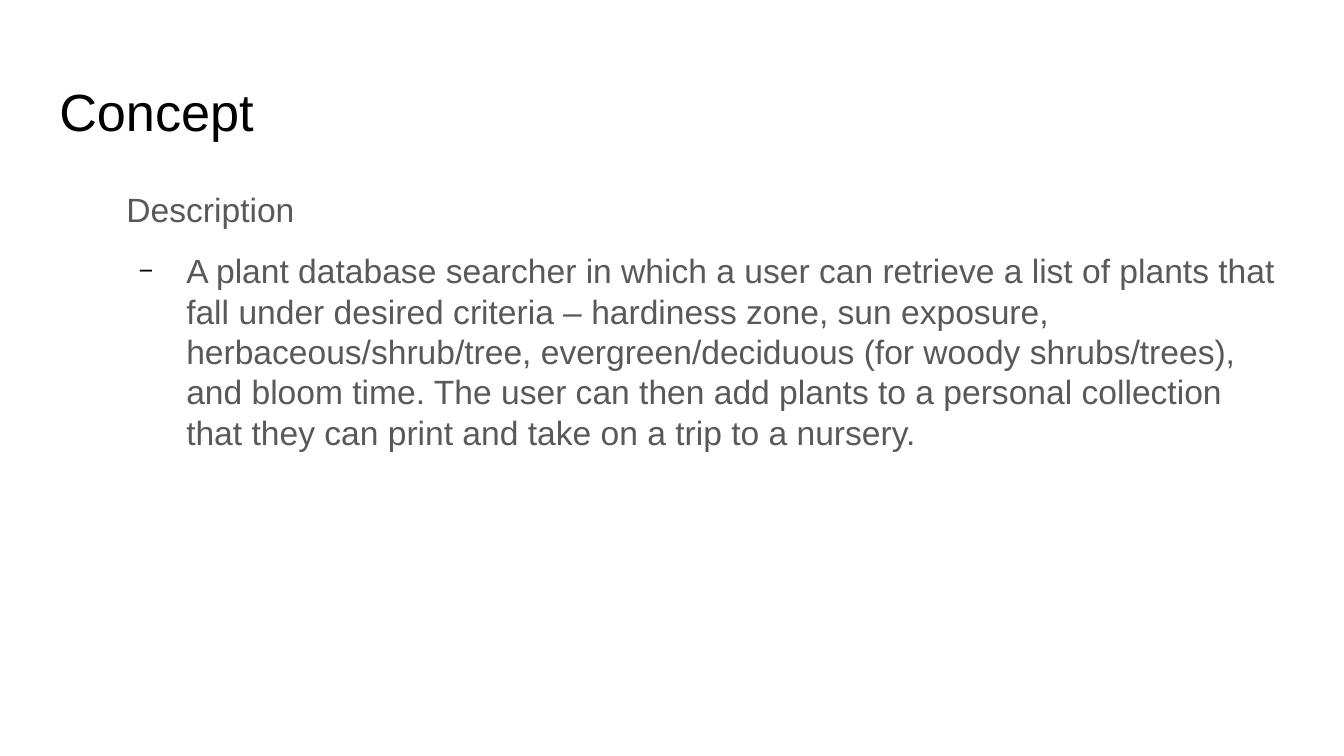
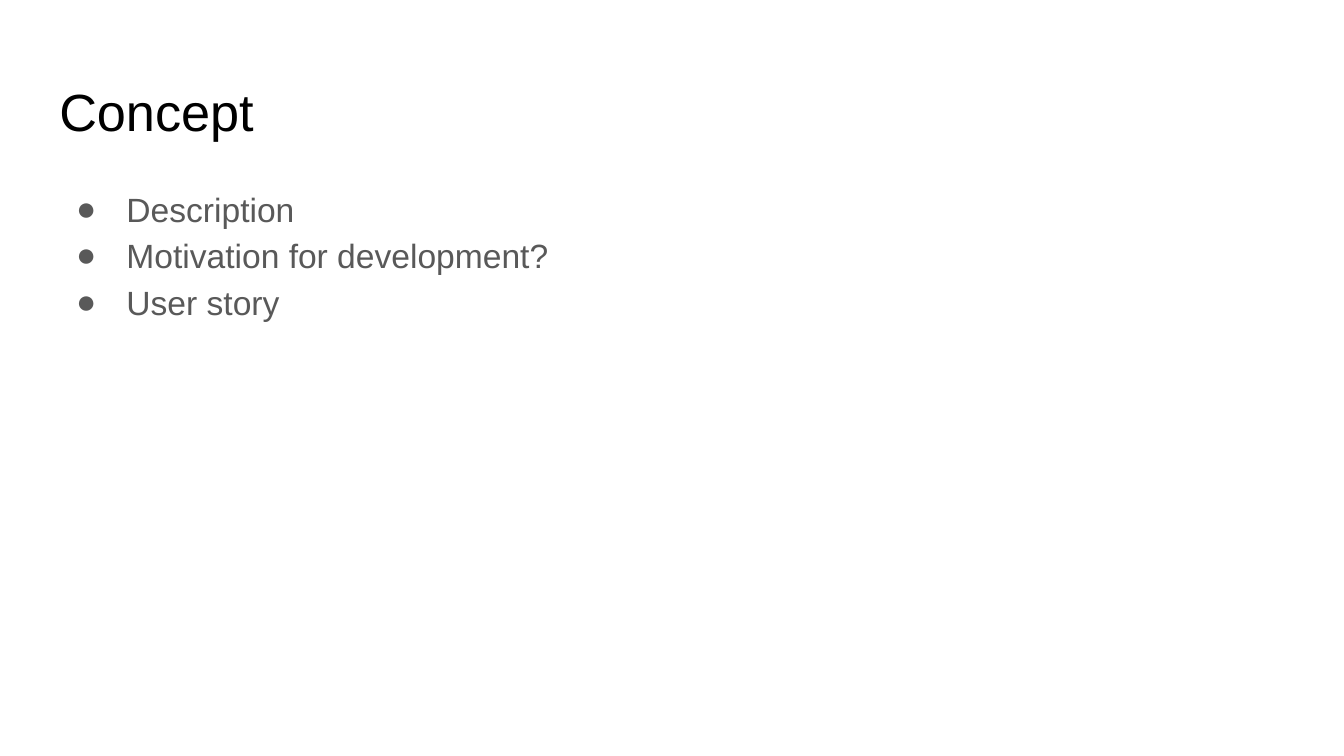
Before and after one commit to JohnSauter/plant_selection_planner, a slide deck: slide 3 of presentation/Plant_Selection_Planner.odp. Drawn at 1344x756 pixels with LibreOffice and Linux fonts; fonts in the diff are those of the drawing. Boxes give left, top, right and bottom in pixels: in the first picture for what was removed or moved away, otherwise in the second. Text is boxed around its words. In the diff, an @@ line names an element or a change of style, - is before the commit and + after.

```diff
--- a/presentation/Plant_Selection_Planner.odp
+++ b/presentation/Plant_Selection_Planner.odp
@@ text at box(126, 243, 548, 321): text changed @@
-  − A plant database searcher in which a user can retrieve a list of plants that fall under desired criteria – hardiness zone, sun exposure, herbaceous/shrub/tree, evergreen/deciduous (for woody shrubs/trees), and bloom time. The user can then add plants to a personal collection that they can print and take on a trip to a nursery.
+● Motivation for development?
+● User story
```
Also in this commit, not shown: 2 slides added, 4 slides removed, 1 other file.
